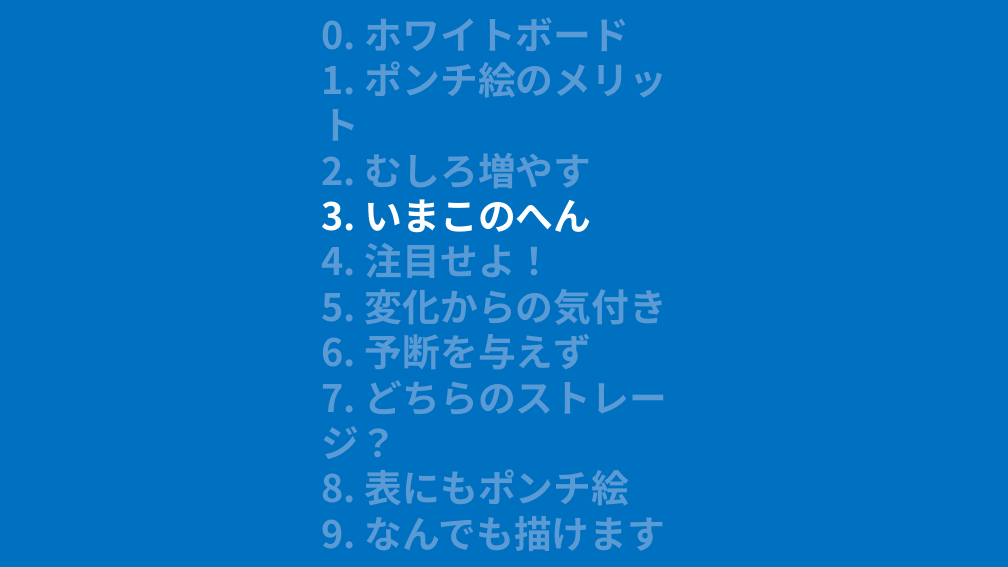
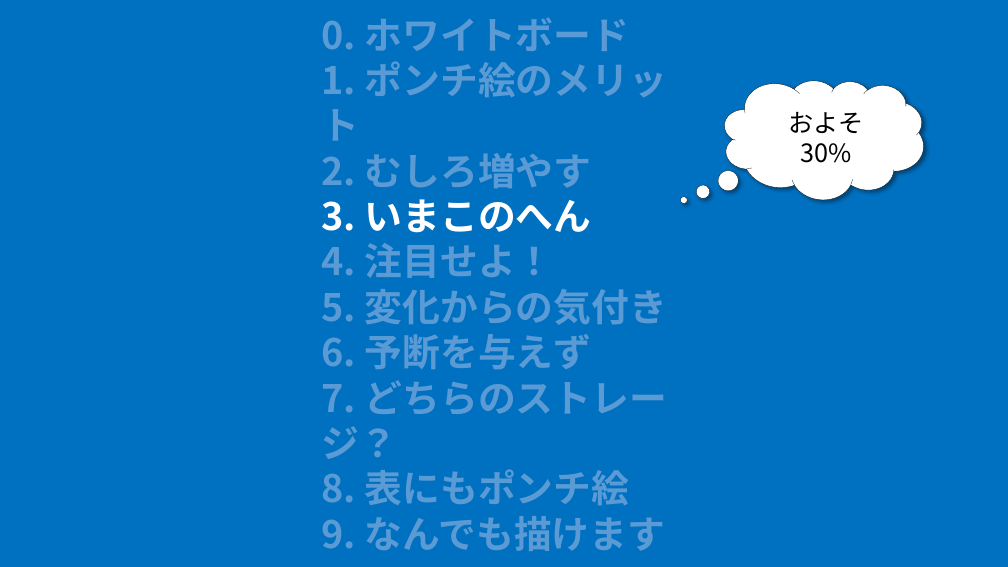
Before and after one commit to nakayama-kazuki/2021, a slide deck: slide 1 of pptx/power-punch-v2.pptx. Drawn at 1008x567 pixels with LibreOffice and Linux fonts; fonts in the diff are those of the drawing. Boxes give left, top, right and bottom in pixels: in the first picture for what was removed or moved away, otherwise in the second. Text is boxed around its words. In the diff, an @@ line names an element or a change of style, - is before the commit and + after.

```diff
--- a/pptx/power-punch-v2.pptx
+++ b/pptx/power-punch-v2.pptx
@@ group added at (717,68,930,211): 3 rectangles, 1 thought cloud, 1 text @@
+およそ 30%
```
Also in this commit, not shown: 9 other slides changed, 2 slides added.
